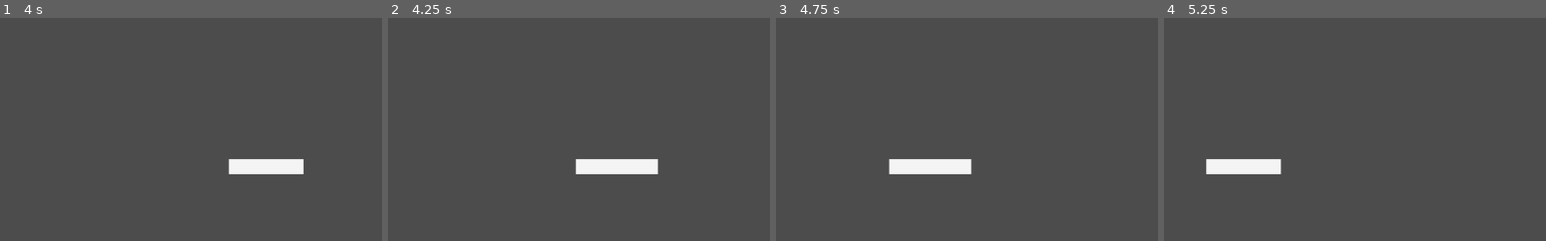
Above: before the commit, frames 1-4 (left to right).
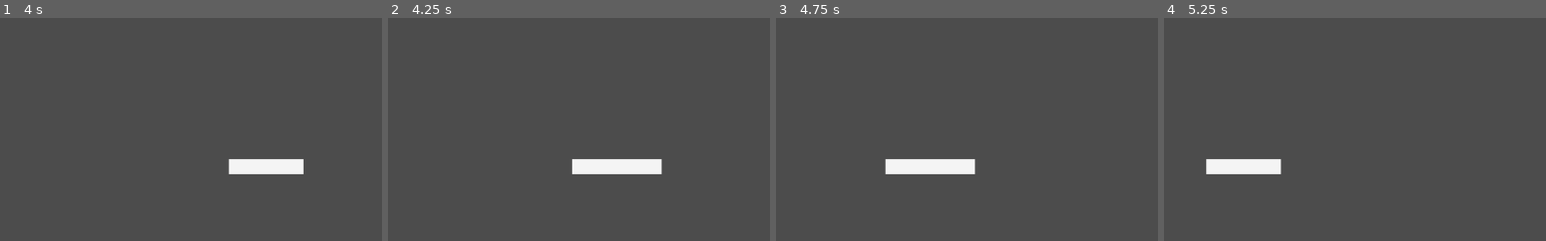
Above: after the commit, the same moments.

Repository: Demoli/Breakout
Game: Godot game, scene res://Breakout.tscn
The game is run twice, just before and just after one commit, with the same random seed, the same clock (stepped at 60 frames per second) and the same inputs.
Inputs:
- Up to frame 1 (4 s): tap Enter at 0.5 s; hold D (player_right) 0.53-1.28 s; hold A (player_left) 1.28-2.03 s; hold D (player_right) 2.03-3.53 s; hold A (player_left) from 3.53 s (still down)
- Up to frame 2 (4.25 s): keep holding A (player_left); tap W (debug_player_bigger) at 4.15 s
- Up to frame 3 (4.75 s): keep holding A (player_left)
- Up to frame 4 (5.25 s): keep holding A (player_left); tap S (debug_player_smaller) at 4.9 s
The pictures show only the part of the screen within x 34-84%, y 50-100%; the shares and areas given below are measured in that part.

Frame 1 is identical in both runs. In frame 2, 0.2% of the frame differs, in the area x 48-72%, y 63-71%; in frame 3, 0.2%; in frame 4, nothing differs.

Commit message:
Tweaks and formatting

Diff:
--- a/player/Player.gd
+++ b/player/Player.gd
@@ -1,7 +1,8 @@
 extends KinematicBody2D
 
-var min_width: int = 50
-var max_width: int = 300
+var min_width: int = 60
+var max_width: int = 200
+var paddle_size_modifier = 20
 
 export var width: int = 100 setget set_width, get_width
 export var height: int = 20 setget set_width, get_width
@@ -22,15 +23,15 @@
 		position.x += speed * delta
 
 	if Input.is_action_just_pressed("debug_player_bigger"):
-		set_width(get_width() + 10)
+		set_width(get_width() + paddle_size_modifier)
 	if Input.is_action_just_pressed("debug_player_smaller"):
-		set_width(get_width() - 10)
+		set_width(get_width() - paddle_size_modifier)
 
 func _draw():
-	draw_rect(Rect2(0 - width /2, 0 - height / 2, width, height), Color(Color.whitesmoke),true)
+	draw_rect(Rect2(0 - width / 2, 0 - height / 2, width, height), Color(Color.whitesmoke),true)
 
 func set_width(new: int):
-	if new <= min_width or new >= max_width:
+	if new < min_width or new > max_width:
 		return
 
 	width = new
